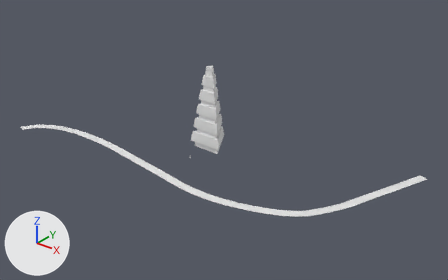
Two versions of the glTF model models/tower.glb, one commit apart.
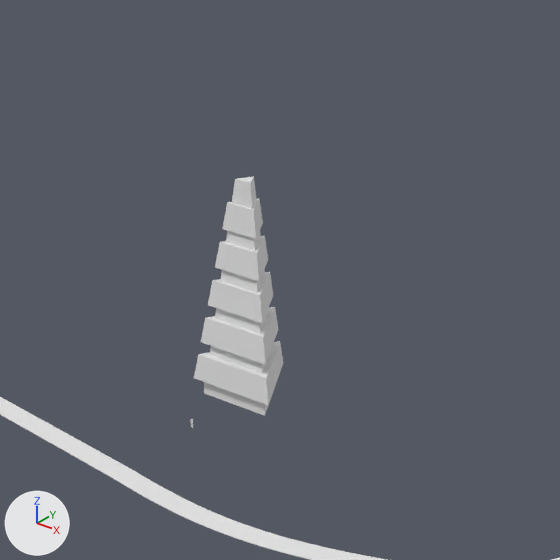
Each version appears first whole from a camera (50 mm lens) standing at (212.0, -253.0, 164.0) and looking at (14.0, -5.0, 11.0), and next in a close-up on the part from 27% to 73% of the width and 0% to 74% of the height. Lighting does not change. The marker at lower left points along +X, +Y and +Z. Where no turn or scale is listed for an object, it has been applied to the vertices.
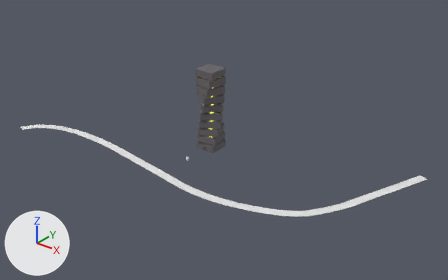
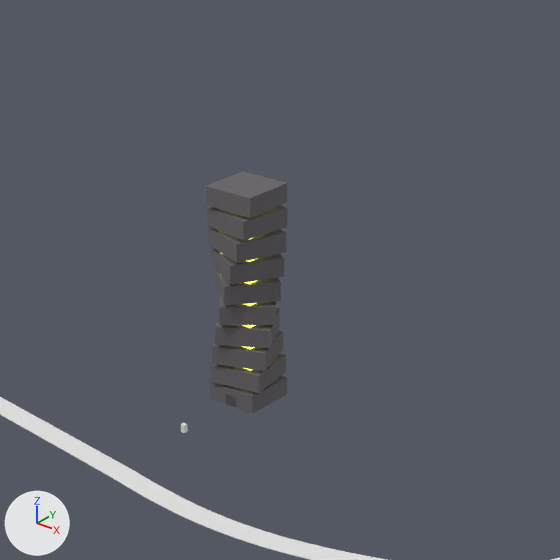
What differs and where, as boxes [x1, y1, x2, y2] in the close-ups (560 x 560 px):
'Cylinder', deleted
    before: [194, 176, 283, 416]
'tower-000', added
    after: [206, 171, 287, 218]
'tower-009', added
    after: [206, 205, 288, 241]
'tower-008', added
    after: [208, 226, 286, 263]
'tower-007', added
    after: [211, 247, 284, 285]
'tower-002', added
    after: [210, 354, 286, 393]
'tower-003', added
    after: [212, 331, 283, 371]
'tower-006', added
    after: [215, 269, 281, 305]
'tower-001', added
    after: [210, 376, 287, 414]
'tower-004', added
    after: [215, 308, 280, 348]
'tower-005', added
    after: [219, 296, 276, 325]
'tower-core', added
    after: [221, 238, 258, 371]
'Cube.003-noimp', added
    after: [181, 423, 188, 433]
'door-right-col', added
    after: [230, 396, 236, 408]
'door-left-col', added
    after: [226, 394, 232, 405]

Edits to the bpy script that builds the scene:
```text
Add me_cube_030:
    me_cube_030.from_pydata([(4.87, -6.95, -2.07), (-6.95, -4.87, -2.07), (4.87, -6.95, 2.07), (6.95, 4.87, -2.07), (-4.87, 6.95, -2.07), (6.95, 4.87, 2.07), (-4.87, 6.95, 2.07), (-6.95, -4.87, 2.07)], [], [(0, 2, 7), (0, 7, 1), (1, 4, 3), (1, 3, 0), (3, 5, 2), (3, 2, 0), (4, 6, 5), (4, 5, 3), (6, 7, 2), (6, 2, 5), (1, 7, 6), (1, 6, 4)])
    me_cube_030.materials.append(mat_tower)  # dark grey #686468
Add me_cube_029:
    me_cube_029.from_pydata([(3.6, -7.7, -2.1), (-7.7, -3.6, -2.1), (3.6, -7.7, 2.1), (7.7, 3.6, -2.1), (-3.6, 7.7, -2.1), (7.7, 3.6, 2.1), (-3.6, 7.7, 2.1), (-7.7, -3.6, 2.1)], [], [(0, 2, 7), (0, 7, 1), (1, 4, 3), (1, 3, 0), (3, 5, 2), (3, 2, 0), (4, 6, 5), (4, 5, 3), (6, 7, 2), (6, 2, 5), (1, 7, 6), (1, 6, 4)])
    me_cube_029.materials.append(mat_tower)  # dark grey #686468
Add me_cube_028:
    me_cube_028.from_pydata([(2.2, -8.2, -2.1), (-8.2, -2.2, -2.1), (2.2, -8.2, 2.1), (8.2, 2.2, -2.1), (-2.2, 8.2, -2.1), (8.2, 2.2, 2.1), (-2.2, 8.2, 2.1), (-8.2, -2.2, 2.1)], [], [(0, 2, 7), (0, 7, 1), (1, 4, 3), (1, 3, 0), (3, 5, 2), (3, 2, 0), (4, 6, 5), (4, 5, 3), (6, 7, 2), (6, 2, 5), (1, 7, 6), (1, 6, 4)])
    me_cube_028.materials.append(mat_tower)  # dark grey #686468
Add me_cube_027:
    me_cube_027.from_pydata([(0.7, -8.5, -2.1), (-8.5, -0.7, -2.1), (0.7, -8.5, 2.1), (8.5, 0.7, -2.1), (-0.7, 8.5, -2.1), (8.5, 0.7, 2.1), (-0.7, 8.5, 2.1), (-8.5, -0.7, 2.1)], [], [(0, 2, 7), (0, 7, 1), (1, 4, 3), (1, 3, 0), (3, 5, 2), (3, 2, 0), (4, 6, 5), (4, 5, 3), (6, 7, 2), (6, 2, 5), (1, 7, 6), (1, 6, 4)])
    me_cube_027.materials.append(mat_tower)  # dark grey #686468
Add me_cube_026:
    me_cube_026.from_pydata([(-0.7, -8.5, -2.1), (-8.5, 0.7, -2.1), (-0.7, -8.5, 2.1), (8.5, -0.7, -2.1), (0.7, 8.5, -2.1), (8.5, -0.7, 2.1), (0.7, 8.5, 2.1), (-8.5, 0.7, 2.1)], [], [(0, 2, 7), (0, 7, 1), (1, 4, 3), (1, 3, 0), (3, 5, 2), (3, 2, 0), (4, 6, 5), (4, 5, 3), (6, 7, 2), (6, 2, 5), (1, 7, 6), (1, 6, 4)])
    me_cube_026.materials.append(mat_tower)  # dark grey #686468
Add me_cube_025:
    me_cube_025.from_pydata([(-2.2, -8.2, -2.1), (-8.2, 2.2, -2.1), (-2.2, -8.2, 2.1), (8.2, -2.2, -2.1), (2.2, 8.2, -2.1), (8.2, -2.2, 2.1), (2.2, 8.2, 2.1), (-8.2, 2.2, 2.1)], [], [(0, 2, 7), (0, 7, 1), (1, 4, 3), (1, 3, 0), (3, 5, 2), (3, 2, 0), (4, 6, 5), (4, 5, 3), (6, 7, 2), (6, 2, 5), (1, 7, 6), (1, 6, 4)])
    me_cube_025.materials.append(mat_tower)  # dark grey #686468
Add me_cube_024:
    me_cube_024.from_pydata([(-3.6, -7.7, -2.1), (-7.7, 3.6, -2.1), (-3.6, -7.7, 2.1), (7.7, -3.6, -2.1), (3.6, 7.7, -2.1), (7.7, -3.6, 2.1), (3.6, 7.7, 2.1), (-7.7, 3.6, 2.1)], [], [(0, 2, 7), (0, 7, 1), (1, 4, 3), (1, 3, 0), (3, 5, 2), (3, 2, 0), (4, 6, 5), (4, 5, 3), (6, 7, 2), (6, 2, 5), (1, 7, 6), (1, 6, 4)])
    me_cube_024.materials.append(mat_tower)  # dark grey #686468
Add me_cube_023:
    me_cube_023.from_pydata([(-4.87, -6.95, -2.07), (-6.95, 4.87, -2.07), (-4.87, -6.95, 2.07), (6.95, -4.87, -2.07), (4.87, 6.95, -2.07), (6.95, -4.87, 2.07), (4.87, 6.95, 2.07), (-6.95, 4.87, 2.07)], [], [(0, 2, 7), (0, 7, 1), (1, 4, 3), (1, 3, 0), (3, 5, 2), (3, 2, 0), (4, 6, 5), (4, 5, 3), (6, 7, 2), (6, 2, 5), (1, 7, 6), (1, 6, 4)])
    me_cube_023.materials.append(mat_tower)  # dark grey #686468
Add me_plane_001:
    me_plane_001.from_pydata([(0.75, -0.1, 1.5), (0.75, -0.1, -1.5), (-0.25, -0.1, 1.5), (-1.25, -0.1, -1.5), (0.75, 0.1, 1.5), (0.75, 0.1, -1.5), (-1.25, 0.1, -1.5), (-0.25, 0.1, 1.5)], [], [(0, 2, 3), (0, 3, 1), (4, 5, 6), (4, 6, 7), (2, 0, 4), (2, 4, 7), (0, 1, 5), (0, 5, 4), (3, 2, 7), (3, 7, 6), (1, 3, 6), (1, 6, 5)])
    me_plane_001.materials.append(mat_doors)  # dark grey #615d61
Add me_plane:
    me_plane.from_pydata([(-0.75, -0.1, -1.5), (-0.75, -0.1, 1.5), (0.25, -0.1, -1.5), (1.25, -0.1, 1.5), (-0.75, 0.1, -1.5), (-0.75, 0.1, 1.5), (1.25, 0.1, 1.5), (0.25, 0.1, -1.5)], [], [(0, 2, 3), (0, 3, 1), (4, 5, 6), (4, 6, 7), (2, 0, 4), (2, 4, 7), (0, 1, 5), (0, 5, 4), (3, 2, 7), (3, 7, 6), (1, 3, 6), (1, 6, 5)])
    me_plane.materials.append(mat_doors)  # dark grey #615d61
Remove ob_cube:
    ob_cube = bpy.data.objects.new('Cube', me_player_noimp)
Remove ob_cylinder:
    ob_cylinder = bpy.data.objects.new('Cylinder', me_tower)
Add ob_tower_009:
    ob_tower_009 = bpy.data.objects.new('tower-009', me_cube_030)
    ob_tower_009.location = (0.0, 0.0, 41.8)
Add ob_tower_008:
    ob_tower_008 = bpy.data.objects.new('tower-008', me_cube_029)
    ob_tower_008.location = (0.0, 0.0, 36.8)
Add ob_tower_007:
    ob_tower_007 = bpy.data.objects.new('tower-007', me_cube_028)
    ob_tower_007.location = (0.0, 0.0, 31.8)
Add ob_tower_006:
    ob_tower_006 = bpy.data.objects.new('tower-006', me_cube_027)
    ob_tower_006.location = (0.0, 0.0, 26.8)
Add ob_tower_005:
    ob_tower_005 = bpy.data.objects.new('tower-005', me_cube_026)
    ob_tower_005.location = (0.0, 0.0, 21.8)
Add ob_tower_004:
    ob_tower_004 = bpy.data.objects.new('tower-004', me_cube_025)
    ob_tower_004.location = (0.0, 0.0, 16.8)
Add ob_tower_003:
    ob_tower_003 = bpy.data.objects.new('tower-003', me_cube_024)
    ob_tower_003.location = (0.0, 0.0, 11.8)
Add ob_tower_002:
    ob_tower_002 = bpy.data.objects.new('tower-002', me_cube_023)
    ob_tower_002.location = (0.0, 0.0, 6.8)
Add ob_tower_001:
    ob_tower_001 = bpy.data.objects.new('tower-001', me_cube_022)  # 24 vertices, 44 faces; spans x -6.0..6.0, y -6.04..5.96, z -3.19..0.94; in mat_tower (dark grey #686468)
    ob_tower_001.location = (0.0, 0.0, 3.2)
Add ob_door_right_col:
    ob_door_right_col = bpy.data.objects.new('door-right-col', me_plane_001)
    ob_door_right_col.location = (0.8, -5.9, 1.5)
Add ob_door_left_col:
    ob_door_left_col = bpy.data.objects.new('door-left-col', me_plane)
    ob_door_left_col.location = (-0.8, -5.9, 1.5)
Add ob_tower_000:
    ob_tower_000 = bpy.data.objects.new('tower-000', me_cube_020)  # a box spanning x -6.0..6.0, y -6.0..6.0, z -2.07..2.07; in mat_tower (dark grey #686468)
    ob_tower_000.location = (0.0, 0.0, 46.8)
Add ob_cube_003_noimp:
    ob_cube_003_noimp = bpy.data.objects.new('Cube.003-noimp', me_cube_002)  # a box spanning x -0.5..0.5, y -0.5..0.5, z -0.9..0.9
    ob_cube_003_noimp.location = (0.0, -21.2, 0.8)
Add ob_tower_core:
    ob_tower_core = bpy.data.objects.new('tower-core', me_cube_001)  # a box spanning x -4.0..4.0, y -4.0..4.0, z -24.8..21.9; in mat_inner (yellow #e7cc81)
    ob_tower_core.location = (0.0, 0.0, 24.8)
```
